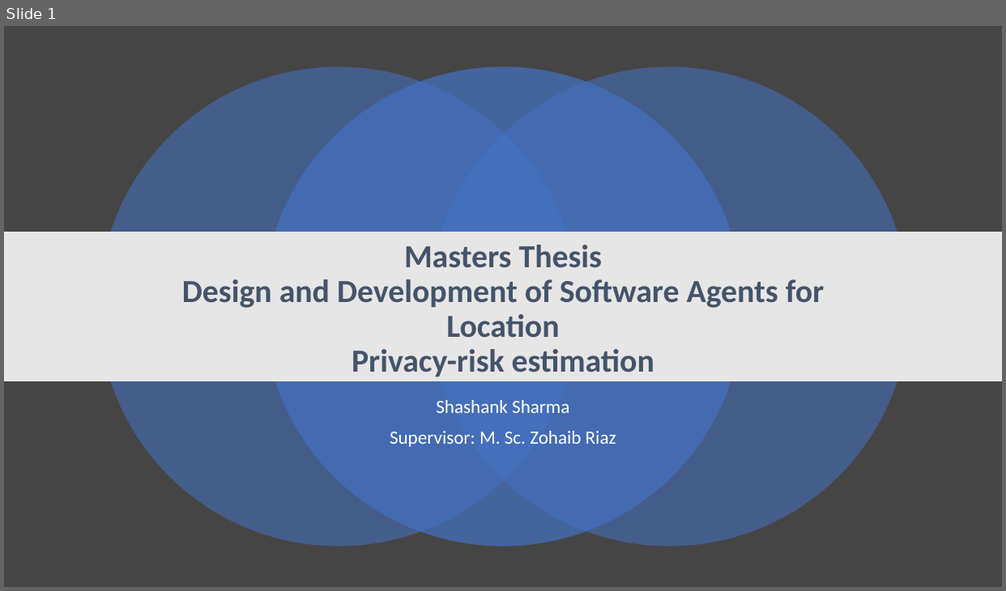
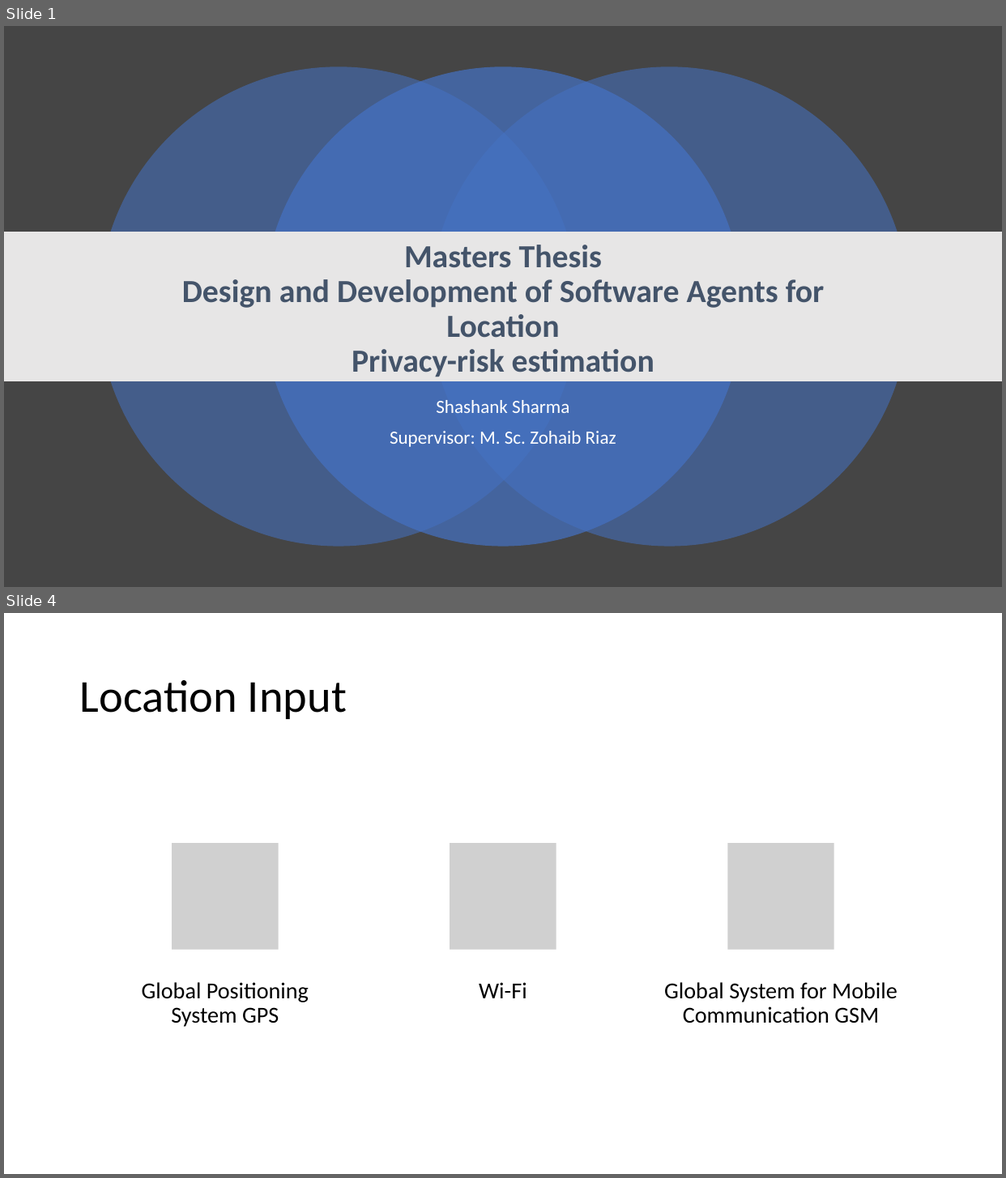
Before and after one commit to shank121991/winthesislocation, a slide deck: Writings/Final.pptx. Shown one above the other, each under a label of ours: slide 1 before the commit, slides 1 and 4 after it; the slides between them are not shown. The pictures are 1006x591 and 1006x1178 pixels, drawn with LibreOffice and Linux fonts; fonts in the diff are those of the drawing; grey boxes stand for pictures. Boxes give left, top, right and bottom in pixels: in the first picture for what was removed or moved away, otherwise in the second. Text is boxed around its words. In the diff, an @@ line names an element or a change of style, - is before the commit and + after.

```diff
--- a/Writings/Final.pptx
+++ b/Writings/Final.pptx
@@ slide 4 added at (x1=4, y1=613, x2=1002, y2=1174), background #FFFFFF @@
@@ title added at (x1=80, y1=680, x2=347, y2=719), 44 pt, text #000000 @@
+Location Input
@@ group added at (x1=142, y1=844, x2=897, y2=1027): 3 pictures, 3 texts @@
+Global Positioning System GPS
+Wi-Fi
+Global System for Mobile Communication GSM
```
Also in this commit, not shown: 7 slides changed, 1 other slide added, 2 other files.
